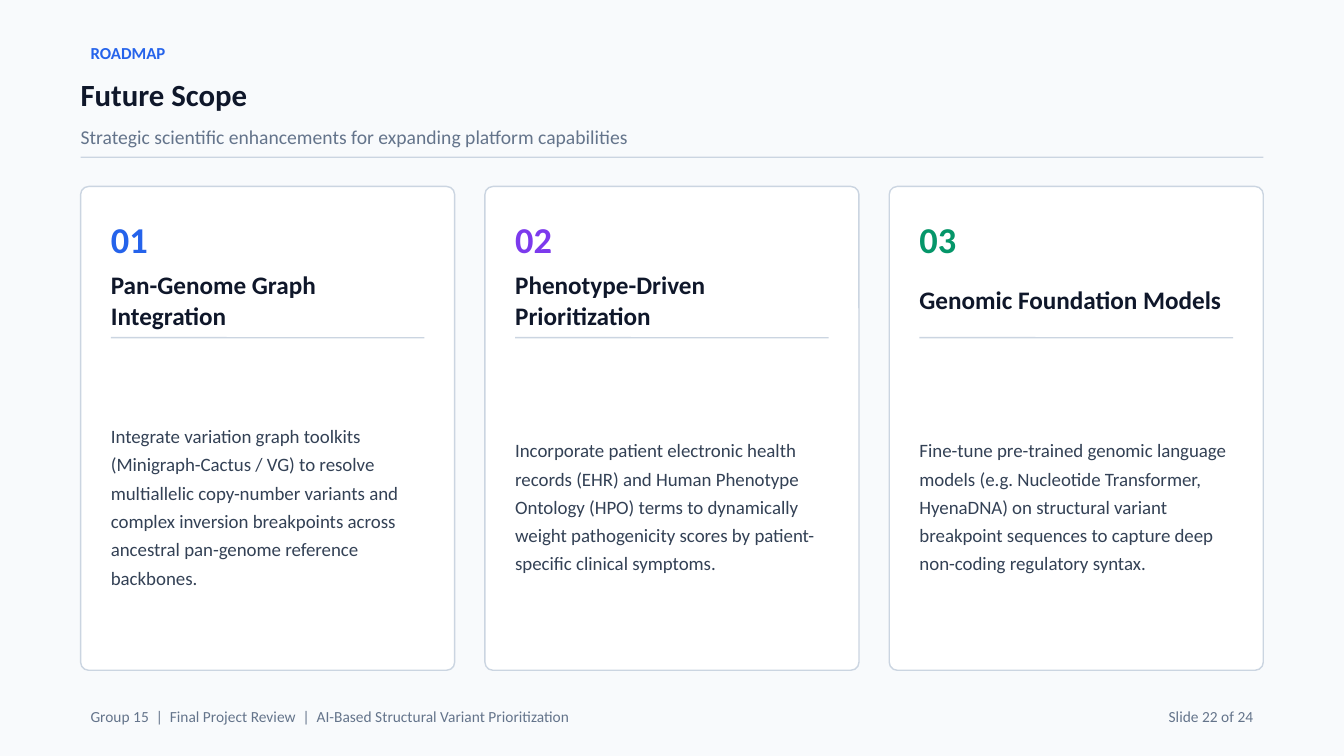
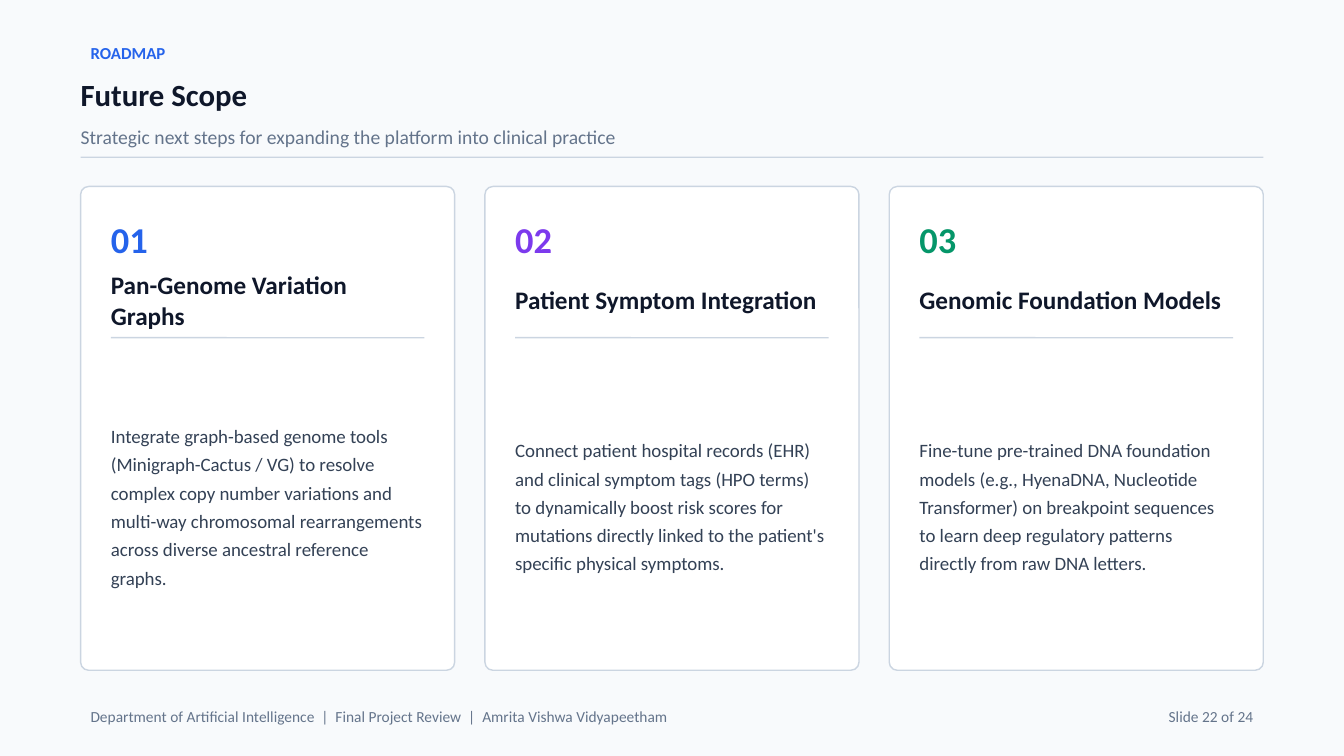
Before and after one commit to waibhav-jha/SV-prioritization-from-long-read-sequencing, a slide deck: slide 22 of End_Semester_Presentation.pptx. Drawn at 1344x756 pixels with LibreOffice and Linux fonts; fonts in the diff are those of the drawing. Boxes give left, top, right and bottom in pixels: in the first picture for what was removed or moved away, otherwise in the second. Text is boxed around its words. In the diff, an @@ line names an element or a change of style, - is before the commit and + after.

Commit message:
Simplify academic jargon across presentation deck (plain English student explanation)

```diff
--- a/End_Semester_Presentation.pptx
+++ b/End_Semester_Presentation.pptx
@@ text at [81, 130, 615, 148]: text changed @@
-Strategic scientific enhancements for expanding platform capabilities
+Strategic next steps for expanding the platform into clinical practice
@@ text at [111, 276, 347, 329]: text changed @@
-Pan-Genome Graph Integration
+Pan-Genome Variation Graphs
@@ text at [515, 291, 816, 314]: text changed @@
-Phenotype-Driven Prioritization
+Patient Symptom Integration
@@ text at [111, 430, 422, 588]: text changed @@
-Integrate variation graph toolkits (Minigraph-Cactus / VG) to resolve multiallelic copy-number variants and complex inversion breakpoints across ancestral pan-genome reference backbones.
+Integrate graph-based genome tools (Minigraph-Cactus / VG) to resolve complex copy number variations and multi-way chromosomal rearrangements across diverse ancestral reference graphs.
@@ text at [515, 443, 824, 573]: text changed @@
-Incorporate patient electronic health records (EHR) and Human Phenotype Ontology (HPO) terms to dynamically weight pathogenicity scores by patient-specific clinical symptoms.
+Connect patient hospital records (EHR) and clinical symptom tags (HPO terms) to dynamically boost risk scores for mutations directly linked to the patient's specific physical symptoms.
@@ text at [919, 444, 1214, 573]: text changed @@
-Fine-tune pre-trained genomic language models (e.g. Nucleotide Transformer, HyenaDNA) on structural variant breakpoint sequences to capture deep non-coding regulatory syntax.
+Fine-tune pre-trained DNA foundation models (e.g., HyenaDNA, Nucleotide Transformer) on breakpoint sequences to learn deep regulatory patterns directly from raw DNA letters.
@@ text at [91, 711, 667, 725]: text changed @@
-Group 15 | Final Project Review | AI-Based Structural Variant Prioritization
+Department of Artificial Intelligence | Final Project Review | Amrita Vishwa Vidyapeetham
```
Also in this commit, not shown: 23 other slides changed, 2 other files.
